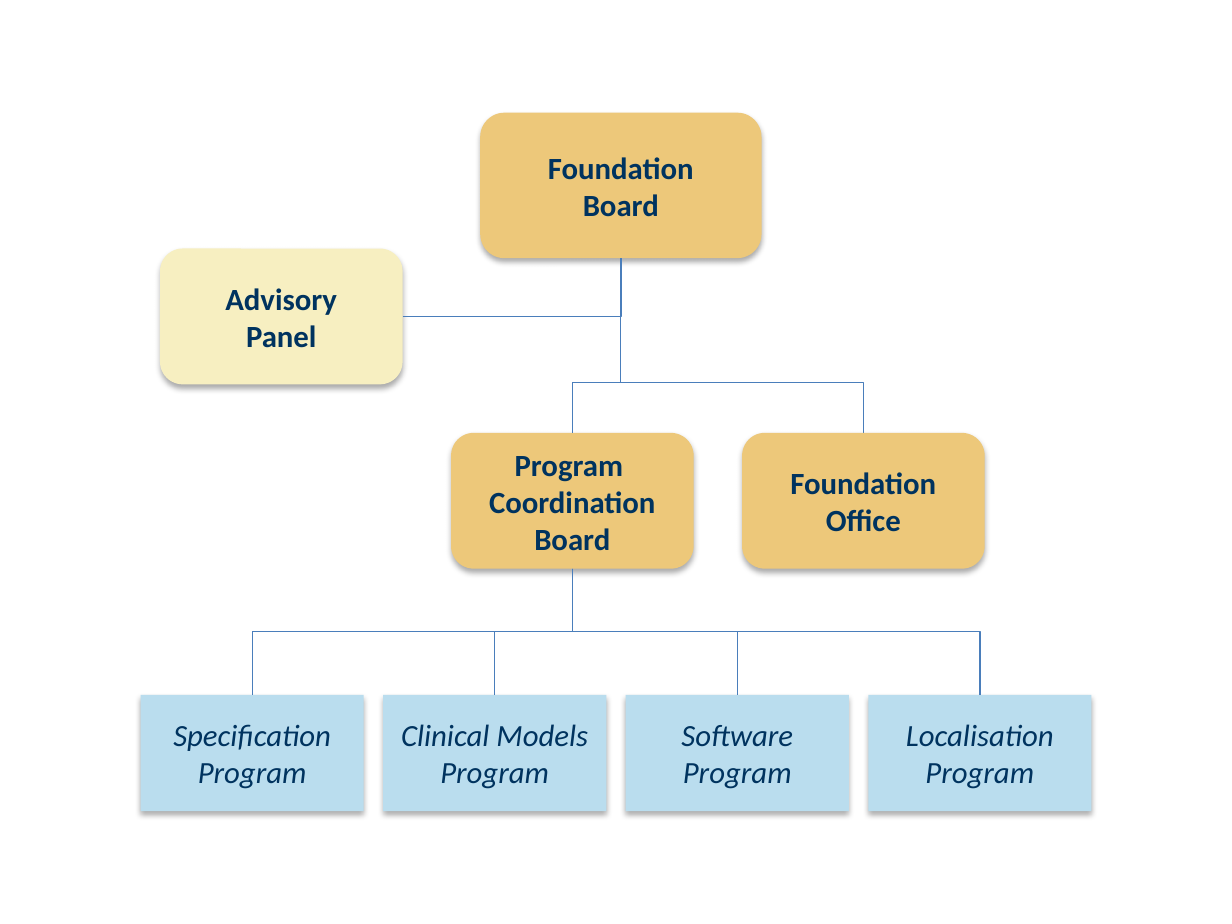
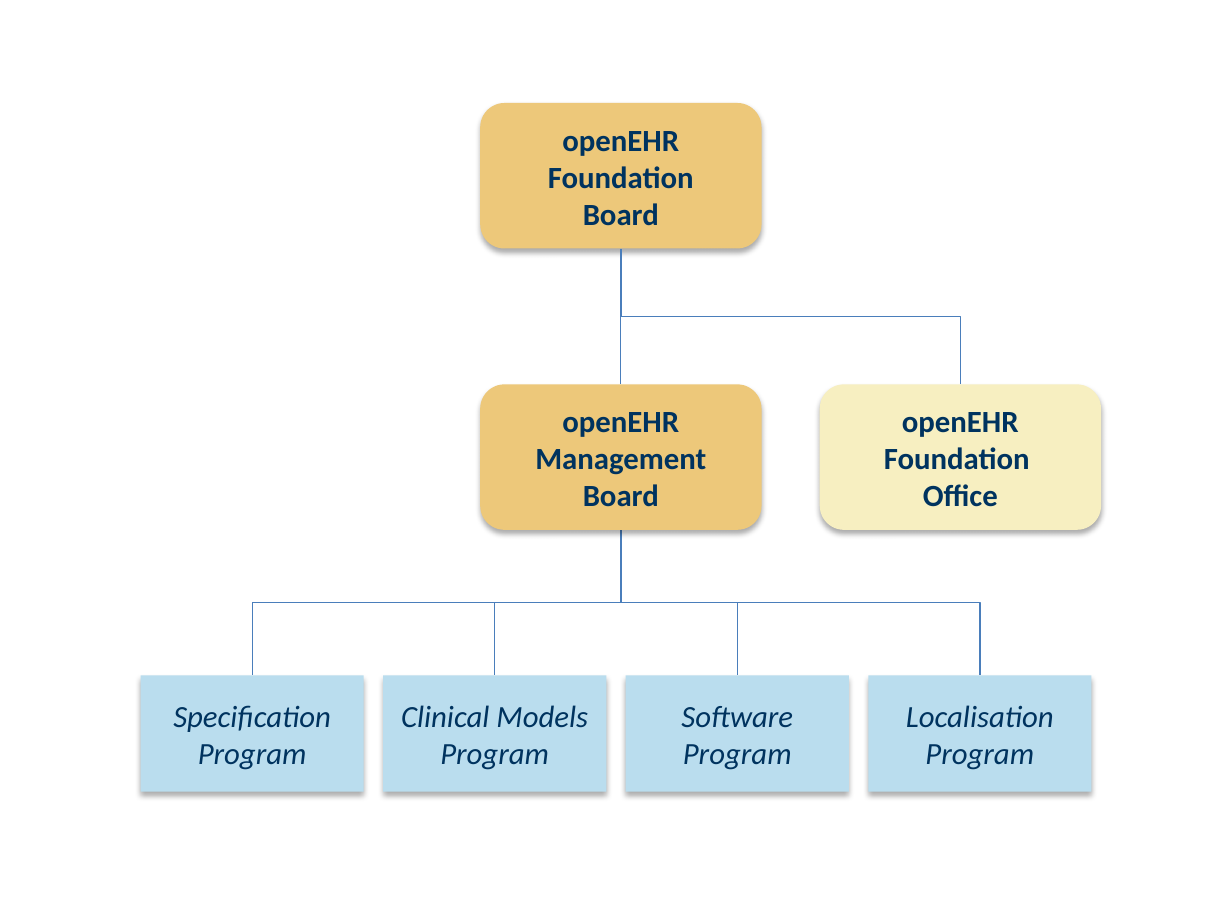
Before and after one commit to openEHR/openehr-website-php, a slide deck: slide 1 of files/openEHR_diagrams_sources.pptx. Drawn at 1232x924 pixels with LibreOffice and Linux fonts; fonts in the diff are those of the drawing. Boxes give left, top, right and bottom in pixels: in the first picture for what was removed or moved away, otherwise in the second. Text is boxed around its words. In the diff, an @@ line names an element or a change of style, - is before the commit and + after.

Commit message:
Replacement of the Entry points section with Getting involved, changes of the content of About Us section according to the Board decision, new diagrams added

```diff
--- a/files/openEHR_diagrams_sources.pptx
+++ b/files/openEHR_diagrams_sources.pptx
@@ rounded rectangle "openEHR Foundation": place and size @@
-rounded rectangle "openEHR Foundation" at bbox=[480, 113, 761, 259]
+rounded rectangle "openEHR Foundation" at bbox=[480, 103, 761, 249]
@@ text in rounded rectangle at bbox=[548, 131, 694, 189]: text changed @@
-Foundation
+openEHR Foundation
@@ rounded rectangle removed at bbox=[160, 249, 403, 384] @@
-Advisory
-Panel
@@ elbow line removed from (403, 317) to (621, 259) @@
@@ elbow line removed from (573, 432) to (621, 259) @@
@@ elbow line moved from (864, 432) - (621, 259) to (621, 249) - (961, 384) @@
@@ line added from (621, 249) to (621, 384), #4B7EBC 0.75 pt @@
@@ rounded rectangle added at bbox=[480, 384, 761, 530], fill #EDC87A, 18 pt, text #00335F, bold @@
+openEHR Management
+Board
@@ rounded rectangle "openEHR Foundation": place and size @@
-rounded rectangle "openEHR Foundation" at bbox=[742, 432, 984, 568]
+rounded rectangle "openEHR Foundation" at bbox=[819, 384, 1100, 530]
@@ rounded rectangle "openEHR Foundation" at bbox=[819, 384, 1100, 530]: fill #EDC87A to #F7EFC1 @@
@@ text in rounded rectangle at bbox=[884, 412, 1030, 470]: text changed @@
-Foundation
+openEHR Foundation
@@ rounded rectangle removed at bbox=[451, 432, 694, 568] @@
-Program
-Coordination
-Board
@@ elbow line moved from (573, 569) - (253, 695) to (621, 530) - (253, 675) @@
@@ elbow line moved from (573, 569) - (495, 695) to (621, 530) - (495, 675) @@
@@ elbow line moved from (573, 569) - (979, 695) to (621, 530) - (979, 675) @@
@@ elbow line moved from (573, 569) - (737, 695) to (621, 530) - (737, 675) @@
@@ 4 rectangles: place and size @@
-4 rectangles at bbox=[140, 695, 1092, 811]
+4 rectangles at bbox=[140, 675, 1092, 791]
```
Also in this commit, not shown: 2 other slides changed, 4 slides added, 42 other files.
